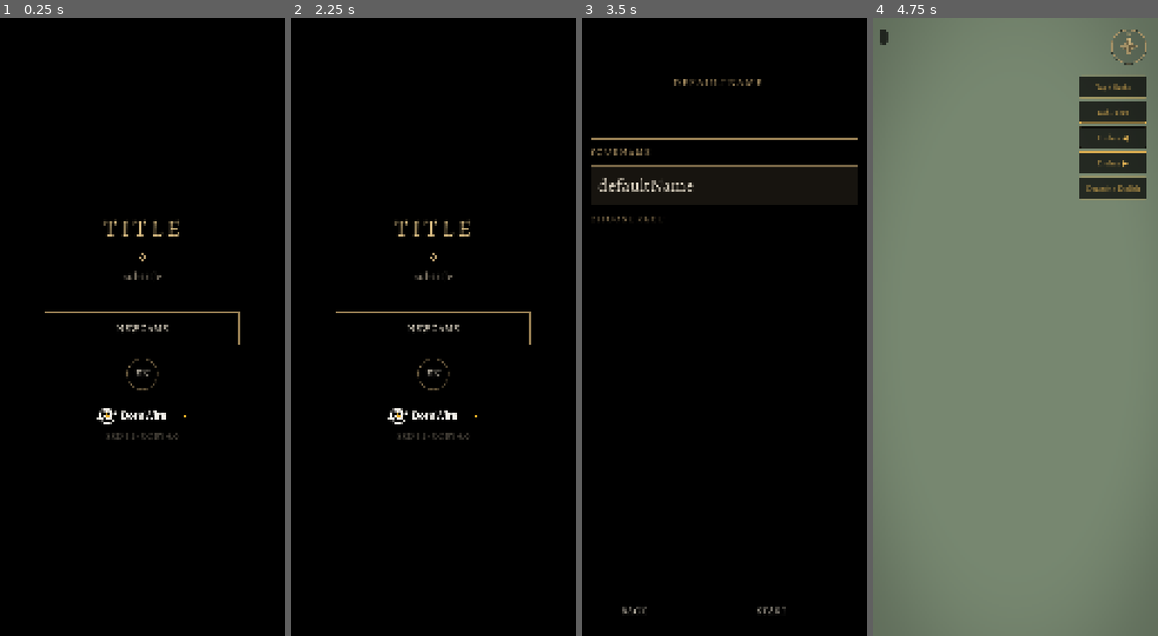
Above: before the commit, frames 1-4 (left to right).
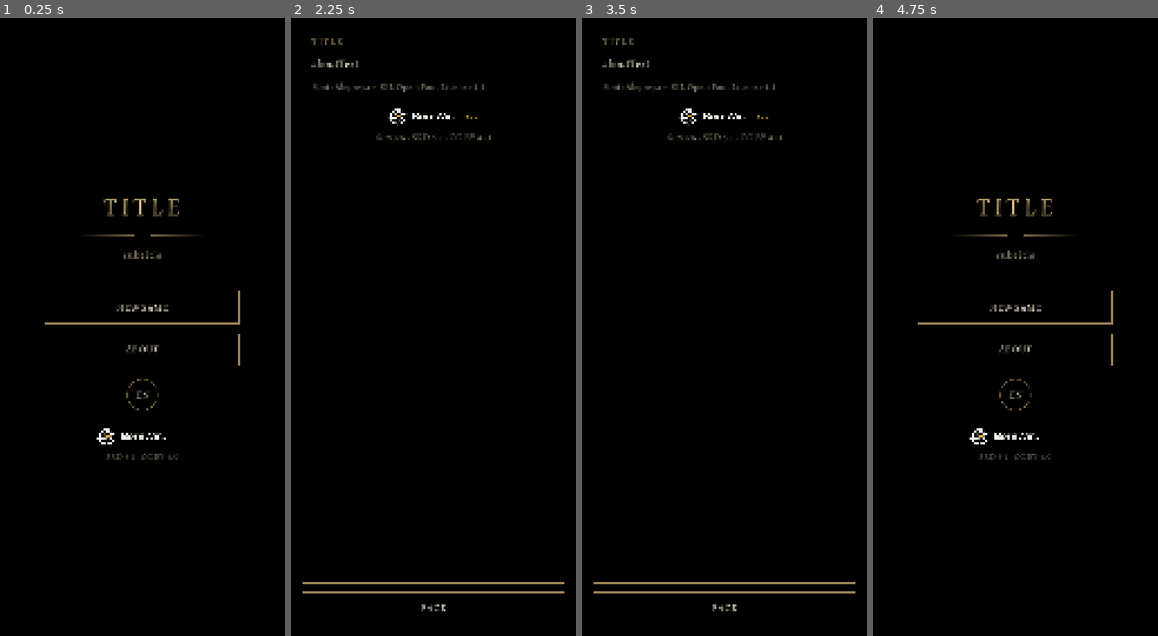
Above: after the commit, the same moments.

Repository: tramour-cmyk/androidapp_rpg_bornim
Game: Godot game, scene res://spiel.tscn
Same seed, same stepped clock (60 frames per second), same inputs: the game is played once before the commit and once after it.
Inputs (mouse positions are in pixels of both pictures, inside the frame that each line leads up to):
- Up to frame 1 (0.25 s): no input
- Up to frame 2 (2.25 s): click "EN" at 0.5 s; click "DE" at 1.25 s; click (433, 351) at 2 s, where only the run after the commit has a clickable "ABOUT"
- Up to frame 3 (3.5 s): click "NEWGAME" at 2.75 s
- Up to frame 4 (4.75 s): click "NEWGAME" at 3.5 s; click (1061, 611) at 4.25 s, where only the run before the commit has a clickable "START"

The runs differ from the first frame. In frame 1, 2.4% of the frame differs, in the area x 15-85%, y 29-72%; in frame 2, 2.6%; in frame 3, 3.0%; in frame 4, 100%, in the area x 0-100%, y 0-100%.
Error before the commit: Invalid access to property or key 'klassen' on a base object of type 'Dictionary'. (res://skripte/heldwerte.gd:283)

Commit message:
399.1 Ueber das Spiel wie im alten Spiel (App.kt AboutScreen): Titel, Text [312.ueber] [312.srd] [312.eigen], Schrift Alegreya (OFL), Firmenzeichen, Jahr, Version; im Hauptmenue unter Neues Spiel und Spielstaende. Probe oberflaeche_bild.gd zeigt Spielstaende und Ueber. Lokal: skripte_pruefen 0, spielstand_test 0 [skip ci]
Co-Authored-By: Claude Opus 5.5 <noreply@anthropic.com>
Claude-Session: https://claude.ai/code/session_01Hmoj78yYW5A6kNGk6AMkqH

Diff:
--- a/godot/skripte/hauptmenue.gd
+++ b/godot/skripte/hauptmenue.gd
@@ -7,7 +7,7 @@
 # Designvorgaben halten“): Aussehen wie App.kt MainMenuColumn (292.3, Entwurf A): schwarz, Titel gross in gesperrten Versalien, Zier,
 # Kapitelzeile, das Bild der vier im warmen Lichtkegel (assets/menu/hauptmenue.jpg, im Bau kopiert), Hauptweg golden umrandet,
 # Knoepfe schwarz mit duennem Rand, Sprache als kleines rundes Zeichen, Firmenzeichen und Versionszeile unten; Masse in dp wie alt.
-# Liegt ueber allem (eigene Ebene), ohne die Probeknoepfe des Dorfs. Noch nicht wie alt: Ueber, Musik und Klang.
+# Liegt ueber allem (eigene Ebene), ohne die Probeknoepfe des Dorfs. Noch nicht wie alt: Musik und Klang.
 
 signal fertig(wahl: Dictionary)
 
@@ -171,6 +171,10 @@
 	reihe.add_child(Erschaffung.knopf(Sprache.u("newGame"), erschaffung))
 	if not stand.is_empty(): reihe.add_child(Erschaffung.knopf("Spielstände" if Sprache.aktiv() == "de" else "Saved games", spielstaende))
 	mittig(reihe)
+	abstand(12)
+	var ue := Erschaffung.knopf(Sprache.u("about"), ueber)   # wie alt: „Über das Spiel“ unter der Reihe, 280 dp
+	ue.custom_minimum_size.x = 280 * DP
+	mittig(ue)
 	abstand(18)
 	rundzeichen("DE" if Sprache.aktiv() == "de" else "EN", func(): Sprache.wechsle(); titel())
 	abstand(22)
@@ -196,3 +200,52 @@
 	s.zurueck.connect(func(): s.queue_free(); titel())
 	s.laden.connect(func(p): fertig.emit({"laden": true, "platz": p}))
 	s.neu.connect(func(p): s.queue_free(); erschaffung(p))
+
+# 399.1 Ueber das Spiel wie alt (App.kt AboutScreen): ein Kasten mit Titel, Text ([312.ueber], [312.srd], [312.eigen]), Schrift,
+# Firmenzeichen, Jahr und Version; unten Zurueck. Schriften: nur noch Alegreya (DESIGN-STIL.md „Oberfläche“)
+func ueber() -> void:
+	var seite := Control.new()
+	seite.set_anchors_and_offsets_preset(Control.PRESET_FULL_RECT)
+	add_child(seite)
+	var bg := ColorRect.new()
+	bg.color = Color.BLACK
+	bg.set_anchors_and_offsets_preset(Control.PRESET_FULL_RECT)
+	seite.add_child(bg)
+	var rand := MarginContainer.new()
+	rand.set_anchors_and_offsets_preset(Control.PRESET_FULL_RECT)
+	for r in ["left", "right", "top", "bottom"]: rand.add_theme_constant_override("margin_" + r, int(16 * DP))
+	seite.add_child(rand)
+	var spalte := VBoxContainer.new()
+	spalte.add_theme_constant_override("separation", int(12 * DP))
+	rand.add_child(spalte)
+	var rolle := ScrollContainer.new()
+	rolle.horizontal_scroll_mode = ScrollContainer.SCROLL_MODE_DISABLED
+	rolle.vertical_scroll_mode = ScrollContainer.SCROLL_MODE_SHOW_NEVER
+	var k := Erschaffung.kasten(rolle)
+	k.size_flags_vertical = Control.SIZE_EXPAND_FILL
+	spalte.add_child(k)
+	var v := VBoxContainer.new()
+	v.size_flags_horizontal = Control.SIZE_EXPAND_FILL
+	v.add_theme_constant_override("separation", 0)
+	rolle.add_child(v)
+	v.add_child(Stil.zeile(Sprache.u("title").to_upper(), 12, Stil.BRIGHT, 3.0))
+	v.add_child(Erschaffung.luecke(12))
+	v.add_child(Erschaffung.txt(Sprache.u("aboutText"), 16))
+	v.add_child(Erschaffung.luecke(12))
+	v.add_child(Erschaffung.txt(("Schrift" if Sprache.aktiv() == "de" else "Font") + ": Alegreya – SIL Open Font License 1.1", 14, Stil.DIM))
+	v.add_child(Erschaffung.luecke(18))
+	var tex: Texture2D = load(LOGO) if ResourceLoader.exists(LOGO) else null
+	if tex:
+		var r := TextureRect.new()
+		r.texture = tex
+		r.expand_mode = TextureRect.EXPAND_IGNORE_SIZE
+		r.stretch_mode = TextureRect.STRETCH_KEEP_ASPECT_CENTERED
+		r.custom_minimum_size = Vector2(130, 130.0 * tex.get_height() / tex.get_width()) * DP
+		r.size_flags_horizontal = Control.SIZE_SHRINK_CENTER
+		v.add_child(r)
+	v.add_child(Erschaffung.luecke(6))
+	var ver := String(ProjectSettings.get_setting("application/config/version", ""))
+	var z := Erschaffung.txt("© 2026 · " + ("v%s · " % ver if ver != "" else "") + "SRD 5.1 · CC BY 4.0", 12, Stil.DIM)
+	z.horizontal_alignment = HORIZONTAL_ALIGNMENT_CENTER
+	v.add_child(z)
+	spalte.add_child(Erschaffung.knopf(Sprache.u("back"), func(): seite.queue_free()))
--- a/godot/tests/oberflaeche_bild.gd
+++ b/godot/tests/oberflaeche_bild.gd
@@ -38,6 +38,12 @@
 	await _bild("erschaffung_zwerg_magier")
 	e.rolle.scroll_vertical = 100000
 	await _bild("erschaffung_unten")
+	e.queue_free()
+	menue.spielstaende()
+	await _bild("spielstaende")
+	menue.get_node("Spielstaende").queue_free()
+	menue.ueber()
+	await _bild("ueber")
 	ebene.queue_free()
 	ui.sage([{"wer": "Rowena", "text": "Probetext mit Sprecher: zwei Zeilen lang, damit Umbruch, Zeilenhöhe und Rand zu sehen sind."}])
 	await _bild("text_sprecher")
